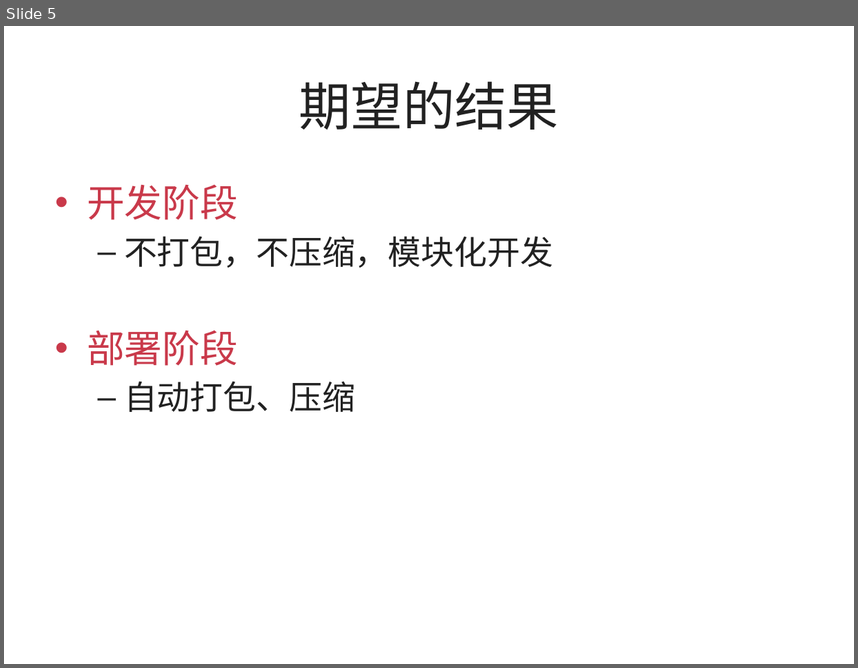
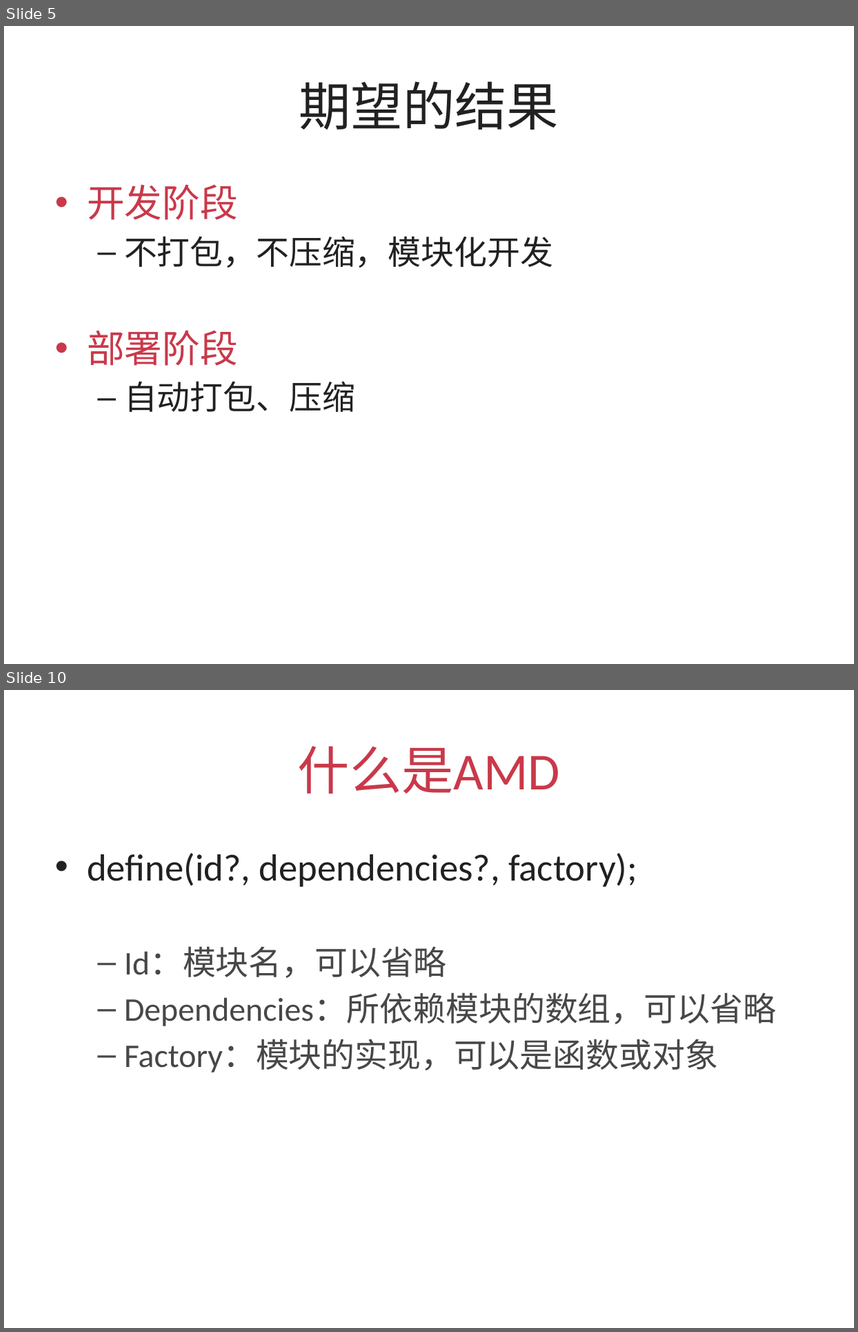
Before and after one commit to silvajs/lecturer, a slide deck: requirejs/doc/requirejs.pptx. Shown one above the other, each under a label of ours: slide 5 before the commit, slides 5 and 10 after it; the slides between them are not shown. The pictures are 858x668 and 858x1332 pixels, drawn with LibreOffice and Linux fonts; fonts in the diff are those of the drawing. Boxes give left, top, right and bottom in pixels: in the first picture for what was removed or moved away, otherwise in the second. Text is boxed around its words. In the diff, an @@ line names an element or a change of style, - is before the commit and + after.

```diff
--- a/requirejs/doc/requirejs.pptx
+++ b/requirejs/doc/requirejs.pptx
@@ slide 10 added at (x1=4, y1=690, x2=854, y2=1328), background #FFFFFF @@
@@ title added at (x1=298, y1=746, x2=560, y2=793), 44 pt, text #C9394A @@
+什么是AMD
@@ text added at (x1=87, y1=853, x2=776, y2=1072), 28 pt, text #474747 @@
+• define(id?, dependencies?, factory);
+  – Id：模块名，可以省略
+  – Dependencies：所依赖模块的数组，可以省略
+  – Factory：模块的实现，可以是函数或对象
```
Also in this commit, not shown: 5 other slides added, 13 other files.
